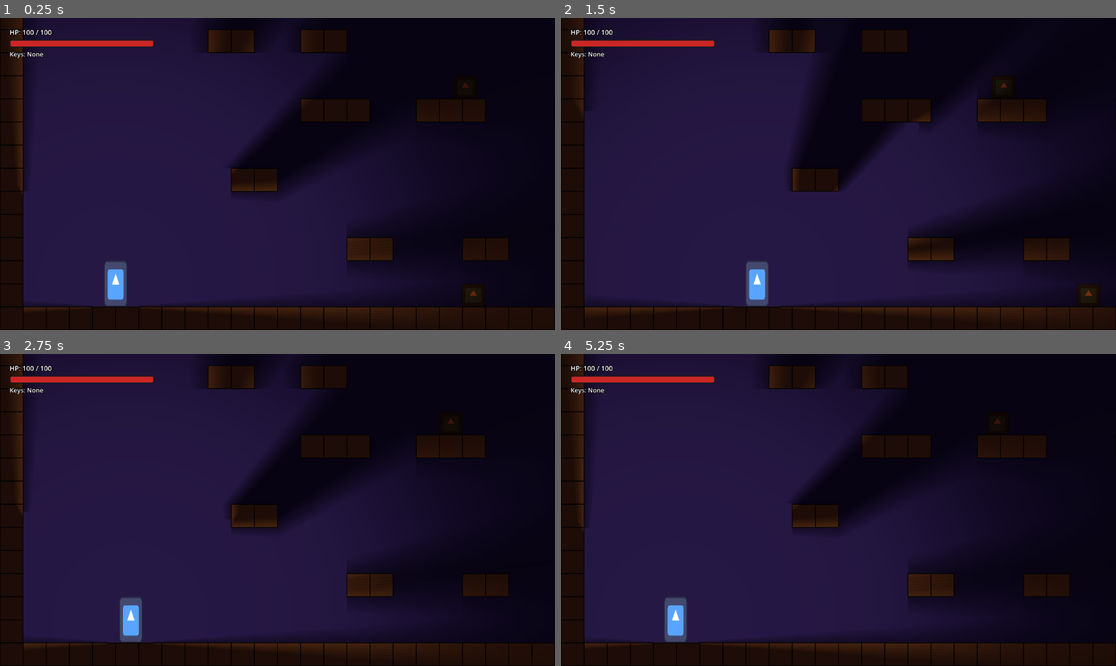
Above: before the commit, frames 1-4 (two rows, left to right).
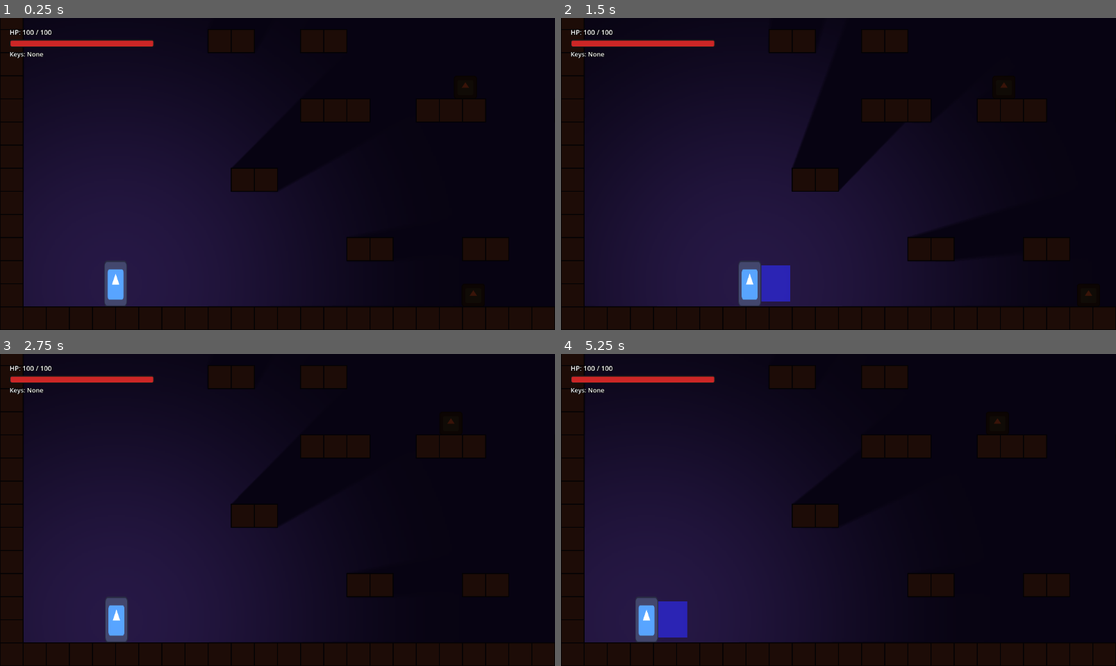
Above: after the commit, the same moments.

Repository: hikarirainbow/New-Project
Game: Godot game, scene res://scenes/levels/sandbox_level.tscn
The game is run twice, just before and just after one commit, with the same random seed, the same clock (stepped at 60 frames per second) and the same inputs. The engine's default icon, where the game draws it, is replaced by a stand-in: a white triangle on a blue panel in a dark square.
Inputs:
- Up to frame 1 (0.25 s): no input
- Up to frame 2 (1.5 s): tap Enter at 0.5 s; hold D (move_right) from 0.53 s (still down); tap X (attack) at 0.6, 1.35 s; tap Space (jump) at 0.77 s
- Up to frame 3 (2.75 s): tap Space (jump) at 1.52 s; release D (move_right) at 2.03 s; hold A (move_left) from 2.03 s (still down); tap C (dash) at 2.1 s; tap X (attack) at 2.3 s
- Up to frame 4 (5.25 s): release A (move_left) at 2.78 s; hold D (move_right) 2.78-4.28 s; tap X (attack) at 2.85, 3.6, 4.55, 5.1 s; tap Space (jump) at 3.02, 3.77, 4.52 s; hold A (move_left) 4.28-5.03 s; tap C (dash) at 4.35 s; hold D (move_right) from 5.03 s (still down)

The runs differ from the first frame. In frame 1, 17% of the frame differs, in the area x 3-86%, y 0-95%; in frame 2, 19%; in frame 3, 20%; in frame 4, 23%, in the area x 3-77%, y 0-95%.

Commit message:
feat: core combat combo, i-frames, and absolute shadow eclipse lighting system

Diff:
--- a/scenes/enemies/enemy_shadow_shroud.gdshader
+++ b/scenes/enemies/enemy_shadow_shroud.gdshader
@@ -1,60 +1,28 @@
 shader_type canvas_item;
 
-// unlit_alpha: opacity in darkness (0.0 = completely hidden, 1.0 = solid black silhouette)
-uniform float unlit_alpha : hint_range(0.0, 1.0) = 0.0;
-uniform vec3 unlit_color : source_color = vec3(0.0, 0.0, 0.0);
-uniform bool is_in_dark = false;
-uniform float noise_strength : hint_range(0.0, 1.0) = 0.75;
+// light_threshold: the threshold for the light edge.
+// A very low value ensures that even faint light reveals the colors.
+uniform float light_threshold : hint_range(0.0, 1.0) = 0.05;
 
 varying vec4 vertex_color;
 
-// Pseudo-random noise function based on coords and time
-float random(vec2 co) {
-	return fract(sin(dot(co.xy, vec2(12.9898, 78.233))) * 43758.5453);
-}
-
 void vertex() {
-	// Store the vertex color (includes node modulate and custom vector draw colors)
+	// Cache the vertex colors (includes modulate and custom _draw colors)
 	vertex_color = COLOR;
 }
 
 void fragment() {
-	vec4 tex = texture(TEXTURE, UV) * vertex_color;
-
-	// Default base color in ambient darkness is unlit_color with alpha modulated by unlit_alpha
-	vec4 final_color = vec4(unlit_color, tex.a * unlit_alpha);
-
-	if (is_in_dark) {
-		// Generate an animated noise value using screen coordinates and TIME
-		float n = random(FRAGCOORD.xy + vec2(TIME * 15.0));
-
-		// Create a dark noise color (varying between pure black and a very dark purple-gray)
-		vec3 dark_noise_color = mix(vec3(0.0), vec3(0.08, 0.06, 0.12), n);
-
-		// Noise blending factors: overlay opacity fluctuates based on noise
-		float overlay_alpha = mix(0.5, 0.9, n);
-
-		// Blend the original sprite color with the dark noise color
-		vec3 blended_rgb = mix(tex.rgb, dark_noise_color, overlay_alpha * noise_strength);
-
-		// Keep the shape visible as a noisy dark entity in the dark (semi-transparent)
-		final_color = vec4(blended_rgb, tex.a * mix(0.25, 0.7, n));
-	}
-
-	COLOR = final_color;
+	vec4 tex = texture(TEXTURE, UV) * COLOR;
+	// By default (in ambient darkness), render the sprite as a solid black silhouette
+	COLOR = vec4(0.0, 0.0, 0.0, tex.a);
 }
 
 void light() {
 	vec4 tex = texture(TEXTURE, UV) * vertex_color;
-	// Accumulate light contribution to restore the original colors under light.
-	// Final color is COLOR + LIGHT. We want:
-	// Final = mix(COLOR, tex * LIGHT_COLOR, ATTENUATION)
-	// Therefore, LIGHT = (tex * LIGHT_COLOR - COLOR) * ATTENUATION
-	//
-	// To avoid compiler syntax/translation issues on D3D12/WebGL,
-	// we decompose the vec4 fields explicitly into four float arguments.
-	vec3 rgb_part = (tex.rgb * LIGHT_COLOR.rgb * LIGHT_COLOR.a - COLOR.rgb) * ATTENUATION;
-	float alpha_part = (tex.a - COLOR.a) * ATTENUATION;
 
-	LIGHT = vec4(rgb_part.r, rgb_part.g, rgb_part.b, alpha_part);
+	// Use LIGHT_COLOR.a directly to create a smooth, radiant gradient transition at the vision edge.
+	// LIGHT_COLOR.a represents the light's radial falloff and shadow intensity.
+	vec3 rgb_part = tex.rgb * LIGHT_COLOR.rgb * LIGHT_COLOR.a;
+
+	LIGHT = vec4(rgb_part.r, rgb_part.g, rgb_part.b, 0.0);
 }
--- a/scenes/enemies/grab_enemy.gd
+++ b/scenes/enemies/grab_enemy.gd
@@ -15,73 +15,26 @@
 @onready var edge_left   = $RayCast2D_EdgeLeft
 @onready var wall_ray    = $RayCast2D_Wall
 
-# Cấu hình mặt nạ bóng tối (Shadow Shroud) trực tiếp qua Inspector
+# Cấu hình ngưỡng ánh sáng hiển thị trực tiếp qua Inspector (0.0 = nhạy nhất, 1.0 = tắt)
 @export_group("Shadow Shroud")
-@export_range(0.0, 1.0) var shadow_shroud_unlit_alpha: float = 0.0:
+@export_range(0.0, 1.0) var shadow_shroud_light_threshold: float = 0.05:
 	set(val):
-		shadow_shroud_unlit_alpha = val
-		if is_inside_tree():
-			_update_shadow_shroud_material()
-
-@export var shadow_shroud_unlit_color: Color = Color.BLACK:
-	set(val):
-		shadow_shroud_unlit_color = val
+		shadow_shroud_light_threshold = val
 		if is_inside_tree():
 			_update_shadow_shroud_material()
 
 func _ready():
 	add_to_group("enemies")
 
-	# Khởi tạo ShaderMaterial ẩn quái vật trong bóng tối
-	if has_node("Sprite2D"):
-		var shader = load("res://scenes/enemies/enemy_shadow_shroud.gdshader")
-		var mat = ShaderMaterial.new()
-		mat.shader = shader
-		$Sprite2D.material = mat
-		_update_shadow_shroud_material()
-
 	# Cache player reference once
 	await get_tree().process_frame
 	player_ref = get_tree().get_first_node_in_group("player")
 
-var is_in_dark: bool = false
-
 func _update_shadow_shroud_material():
 	if has_node("Sprite2D") and $Sprite2D.material is ShaderMaterial:
-		$Sprite2D.material.set_shader_parameter("unlit_alpha", shadow_shroud_unlit_alpha)
-		$Sprite2D.material.set_shader_parameter("unlit_color", shadow_shroud_unlit_color)
-		$Sprite2D.material.set_shader_parameter("is_in_dark", is_in_dark)
-
-func _update_darkness_state():
-	if not player_ref:
-		is_in_dark = true
-		_apply_darkness_shader_param()
-		return
-
-	var dist = global_position.distance_to(player_ref.global_position)
-	# Player PointLight2D diameter is 768px (radius 384px). We use 360px as conservative light boundary.
-	if dist > 360.0:
-		is_in_dark = true
-	else:
-		# Line-of-sight check using physics raycast against solid tiles (collision mask 1)
-		var space_state = get_world_2d().direct_space_state
-		var query = PhysicsRayQueryParameters2D.create(player_ref.global_position, global_position, 1)
-		var result = space_state.intersect_ray(query)
-		if result:
-			# Ray hit a block, meaning the enemy is behind a wall/tile in shadows
-			is_in_dark = true
-		else:
-			is_in_dark = false
-
-	_apply_darkness_shader_param()
-
-func _apply_darkness_shader_param():
-	if has_node("Sprite2D") and $Sprite2D.material is ShaderMaterial:
-		$Sprite2D.material.set_shader_parameter("is_in_dark", is_in_dark)
+		$Sprite2D.material.set_shader_parameter("light_threshold", shadow_shroud_light_threshold)
 
 func _physics_process(delta):
-	_update_darkness_state()
-
 	# Knockback processing (shared from Actor)
 	if knockback_timer > 0.0:
 		knockback_timer -= delta
@@ -194,7 +147,10 @@
 
 	print("GrabEnemy died → CORPSE state")
 
-	# Dynamically create a pickup Area2D for the key
+	# Dynamically create a pickup Area2D for the key (deferred to avoid physics query flushing error)
+	call_deferred("_create_pickup_key_area")
+
+func _create_pickup_key_area():
 	var area = Area2D.new()
 	area.name = "CorpseArea"
 
--- a/scenes/enemies/grab_enemy.tscn
+++ b/scenes/enemies/grab_enemy.tscn
@@ -8,7 +8,7 @@
 
 [node name="GrabEnemy" type="CharacterBody2D"]
 collision_layer = 4
-collision_mask = 3
+collision_mask = 1
 script = ExtResource("1_grab_enemy_gd")
 
 [node name="Sprite2D" type="Sprite2D" parent="."]
--- a/scenes/enemies/static_enemy.gd
+++ b/scenes/enemies/static_enemy.gd
@@ -4,73 +4,22 @@
 # Sát thương kẻ địch tĩnh gây ra
 @export var damage: int = 15
 
-# Cấu hình mặt nạ bóng tối (Shadow Shroud) trực tiếp qua Inspector
+# Cấu hình ngưỡng ánh sáng hiển thị trực tiếp qua Inspector (0.0 = nhạy nhất, 1.0 = tắt)
 @export_group("Shadow Shroud")
-@export_range(0.0, 1.0) var shadow_shroud_unlit_alpha: float = 0.0:
+@export_range(0.0, 1.0) var shadow_shroud_light_threshold: float = 0.05:
 	set(val):
-		shadow_shroud_unlit_alpha = val
+		shadow_shroud_light_threshold = val
 		if is_inside_tree():
 			_update_shadow_shroud_material()
-
-@export var shadow_shroud_unlit_color: Color = Color.BLACK:
-	set(val):
-		shadow_shroud_unlit_color = val
-		if is_inside_tree():
-			_update_shadow_shroud_material()
-
-var player_ref: Node = null
-var is_in_dark: bool = false
 
 func _ready():
 	# Chỉ kết nối tín hiệu khi đang trong màn chơi chạy thực tế (không phải trong Editor)
 	if not Engine.is_editor_hint():
 		body_entered.connect(_on_body_entered)
 
-		# Áp dụng ShaderMaterial ẩn quái vật trong bóng tối cho kẻ địch tĩnh
-		var shader = load("res://scenes/enemies/enemy_shadow_shroud.gdshader")
-		var mat = ShaderMaterial.new()
-		mat.shader = shader
-		self.material = mat
-		_update_shadow_shroud_material()
-
 func _update_shadow_shroud_material():
 	if self.material is ShaderMaterial:
-		self.material.set_shader_parameter("unlit_alpha", shadow_shroud_unlit_alpha)
-		self.material.set_shader_parameter("unlit_color", shadow_shroud_unlit_color)
-		self.material.set_shader_parameter("is_in_dark", is_in_dark)
-
-func _physics_process(_delta):
-	if Engine.is_editor_hint():
-		return
-
-	if not player_ref:
-		player_ref = get_tree().get_first_node_in_group("player")
-
-	_update_darkness_state()
-
-func _update_darkness_state():
-	if not player_ref:
-		is_in_dark = true
-		_apply_darkness_shader_param()
-		return
-
-	var dist = global_position.distance_to(player_ref.global_position)
-	if dist > 360.0:
-		is_in_dark = true
-	else:
-		var space_state = get_world_2d().direct_space_state
-		var query = PhysicsRayQueryParameters2D.create(player_ref.global_position, global_position, 1)
-		var result = space_state.intersect_ray(query)
-		if result:
-			is_in_dark = true
-		else:
-			is_in_dark = false
-
-	_apply_darkness_shader_param()
-
-func _apply_darkness_shader_param():
-	if self.material is ShaderMaterial:
-		self.material.set_shader_parameter("is_in_dark", is_in_dark)
+		self.material.set_shader_parameter("light_threshold", shadow_shroud_light_threshold)
 
 func _draw():
 	# Vẽ một hạt đậu đỏ (red bean shape) có kích thước 32x32 (bằng một nửa chiều cao Player)
--- a/scenes/levels/map_tile.gd
+++ b/scenes/levels/map_tile.gd
@@ -12,8 +12,12 @@
 	shape.shape     = rect_shape
 	add_child(shape)
 
+	# Set light_mask to 2 (Layer 2) so the tile is not illuminated by the player's PointLight2D (which only illuminates Layer 1)
+	light_mask = 2
+
 	# Light occluder for dynamic 2D shadows
 	var occluder = LightOccluder2D.new()
+	occluder.occluder_light_mask = 2 # Match shadow cull mask Layer 2 to cast shadows
 	var poly = OccluderPolygon2D.new()
 	var h := SIZE * 0.5
 	poly.polygon = PackedVector2Array([
@@ -25,6 +29,7 @@
 	occluder.occluder = poly
 	add_child(occluder)
 
+
 func _draw() -> void:
 	var h := SIZE * 0.5
 	# Brown earth fill
--- a/scenes/player/player.gd
+++ b/scenes/player/player.gd
@@ -23,9 +23,19 @@
 var is_invincible = false
 
 # Các thông số của kỹ năng Attack (Tấn công)
-const ATTACK_DURATION = 0.1
+const ATTACK_DURATION = 0.15 # 150ms để hoạt cảnh đánh mượt hơn
 var attack_timer = 0.0
 @onready var attack_area_collision = $AttackArea/CollisionShape2D
+var attack_shape_2: CollisionShape2D # Shape phụ trên đầu cho đòn combo nhịp 2
+var current_combo_index = 0
+var combo_index = 0
+var combo_reset_timer = 0.0
+const COMBO_RESET_DELAY = 0.5 # Thời gian tối đa để bấm nối combo tiếp theo (500ms)
+var bodies_hit_this_attack: Array[Node] = []
+
+# Cấu hình thời gian bất tử khi bị tấn công
+@export var damage_invincibility_duration: float = 0.5
+var invincibility_timer = 0.0
 
 # Tín hiệu đặc thù phát đi khi người chơi chết
 signal player_defeated
@@ -42,6 +52,14 @@
 	spawn_point = global_position
 	if has_node("AttackArea"):
 		$AttackArea.body_entered.connect(_on_attack_body_entered)
+
+		# Khởi tạo shape phụ cho combo đòn 2 dynamically
+		attack_shape_2 = CollisionShape2D.new()
+		var rect2 = RectangleShape2D.new()
+		attack_shape_2.shape = rect2
+		attack_shape_2.disabled = true
+		$AttackArea.add_child(attack_shape_2)
+
 	# Ẩn và khóa chuột vào màn hình khi bắt đầu chơi game
 	Input.mouse_mode = Input.MOUSE_MODE_CAPTURED
 	# Tạo ánh sáng phát sáng cho nhân vật
@@ -60,6 +78,22 @@
 		queue_redraw()
 		if attack_timer <= 0.0:
 			end_attack()
+
+	# Đếm ngược thời gian bất tử và nhấp nháy sprite
+	if invincibility_timer > 0.0:
+		invincibility_timer -= delta
+		if has_node("Sprite2D"):
+			$Sprite2D.modulate.a = 0.4 if Engine.get_frames_drawn() % 10 < 5 else 1.0
+		if invincibility_timer <= 0.0:
+			is_invincible = false
+			if has_node("Sprite2D"):
+				$Sprite2D.modulate.a = 1.0
+
+	# Đếm ngược thời gian chờ để nối combo tiếp theo
+	if combo_reset_timer > 0.0 and attack_timer <= 0.0:
+		combo_reset_timer -= delta
+		if combo_reset_timer <= 0.0:
+			combo_index = 0 # Reset về nhịp 1 nếu quá thời gian chờ
 
 	match current_state:
 		State.MOVE:
@@ -203,7 +237,19 @@
 func take_damage(amount: int, source_position: Vector2 = Vector2.ZERO):
 	if current_state == State.DEFEATED or is_invincible:
 		return
+
+	# Ngắt đòn đánh hoặc lướt khi trúng đòn
+	if attack_timer > 0.0:
+		end_attack()
+	if current_state == State.DASH:
+		current_state = State.MOVE
+
 	super(amount, source_position)
+
+	# Kích hoạt trạng thái bất tử sau khi nhận sát thương
+	if current_health > 0:
+		is_invincible = true
+		invincibility_timer = damage_invincibility_duration
 
 # Đánh bại nhân vật
 func die():
@@ -230,6 +276,10 @@
 	global_position = spawn_point
 	velocity = Vector2.ZERO
 	knockback_timer = 0.0
+	invincibility_timer = 0.0
+	is_invincible = false
+	if has_node("Sprite2D"):
+		$Sprite2D.modulate.a = 1.0
 	current_health += 9999
 	apply_debuff()
 	current_state = State.MOVE
@@ -245,68 +295,114 @@
 	emit_signal("key_collected", key_name)
 	print("Key collected: ", key_name, " | Total keys: ", keys)
 
-# Bắt đầu kỹ năng tấn công cận chiến
+# Bắt đầu kỹ năng tấn công cận chiến với cơ chế Combo 3 nhịp biến thiên hình dáng
 func start_attack():
+	current_combo_index = combo_index
 	attack_timer = ATTACK_DURATION
-	if attack_area_collision:
+	combo_reset_timer = 0.0 # Tạm dừng reset timer trong khi đang đánh
+	bodies_hit_this_attack.clear()
+
+	# Hướng quay mặt của nhân vật
+	var is_facing_left = $Sprite2D.flip_h if has_node("Sprite2D") else false
+
+	if attack_area_collision and attack_area_collision.shape:
+		# Kích hoạt hitbox chính
 		attack_area_collision.disabled = false
-		# Điều chỉnh vị trí hitbox: cách tâm nhân vật 20px, dài 50px (tức tâm của hình chữ nhật cách nhân vật 20 + 25 = 45px)
-		var is_facing_left = $Sprite2D.flip_h if has_node("Sprite2D") else false
-		attack_area_collision.position.x = -45.0 if is_facing_left else 45.0
+
+		match current_combo_index:
+			0: # Đòn 1: 40x50 trước mặt
+				attack_area_collision.shape.size = Vector2(40.0, 50.0)
+				attack_area_collision.position.x = -36.0 if is_facing_left else 36.0
+				attack_area_collision.position.y = 0.0
+				if attack_shape_2:
+					attack_shape_2.disabled = true
+
+			1: # Đòn 2: 40x50 trước mặt và 70x40 trên đầu
+				# Hình trước mặt (40x50)
+				attack_area_collision.shape.size = Vector2(40.0, 50.0)
+				attack_area_collision.position.x = -36.0 if is_facing_left else 36.0
+				attack_area_collision.position.y = 0.0
+
+				# Hình trên đầu (70x40)
+				if attack_shape_2 and attack_shape_2.shape:
+					attack_shape_2.disabled = false
+					attack_shape_2.shape.size = Vector2(70.0, 40.0)
+					attack_shape_2.position.x = 0.0
+					attack_shape_2.position.y = -52.0
+
+			2: # Đòn 3: 50x30 trước mặt (đòn đâm/chém xa)
+				attack_area_collision.shape.size = Vector2(50.0, 30.0)
+				attack_area_collision.position.x = -41.0 if is_facing_left else 41.0
+				attack_area_collision.position.y = 0.0
+				if attack_shape_2:
+					attack_shape_2.disabled = true
 	queue_redraw()
 
 # Kết thúc kỹ năng tấn công
 func end_attack():
 	if attack_area_collision:
 		attack_area_collision.disabled = true
+	if attack_shape_2:
+		attack_shape_2.disabled = true
+
+	# Tiến tới đòn tiếp theo trong combo, reset sau khi đạt tối đa
+	combo_index = (current_combo_index + 1) % 3
+	combo_reset_timer = COMBO_RESET_DELAY
 	queue_redraw()
 
 # Xử lý khi rìa tấn công quét trúng Body của kẻ địch
 func _on_attack_body_entered(body):
-	if body.has_method("take_damage"):
+	if body.has_method("take_damage") and not bodies_hit_this_attack.has(body):
+		bodies_hit_this_attack.append(body)
 		body.take_damage(20, global_position) # Gây 20 sát thương lên kẻ địch
 
-# Vẽ hiệu ứng hitbox màu xanh dương làm chỉ báo visual
+# Vẽ hiệu ứng hitbox chỉ báo visual khác màu nhau cho mỗi nhịp
 func _draw():
-	# Chỉ vẽ khi đang kích hoạt chiêu tấn công
 	if attack_timer > 0.0:
 		var is_facing_left = $Sprite2D.flip_h if has_node("Sprite2D") else false
-		# Nếu quay trái, bắt đầu vẽ từ -70px (cách 20px + dài 50px). Nếu quay phải, bắt đầu từ 20px
-		var x_pos = -70.0 if is_facing_left else 20.0
-		# Vẽ hình chữ nhật màu xanh dương bán trong suốt cao 10px (từ Y = -5 đến 5)
-		draw_rect(Rect2(x_pos, -5.0, 50.0, 10.0), Color(0.15, 0.15, 0.85, 0.6))
-
-# Thiết lập PointLight2D — 4 điểm cubic, texture 1024px, không banding
+		match current_combo_index:
+			0: # Đòn 1: Vẽ hình chữ nhật màu xanh dương 40x50
+				var x_pos = -56.0 if is_facing_left else 16.0
+				draw_rect(Rect2(x_pos, -25.0, 40.0, 50.0), Color(0.15, 0.15, 0.85, 0.6))
+			1: # Đòn 2: Vẽ hình trước mặt và trên đầu màu xanh lá
+				var x_pos = -56.0 if is_facing_left else 16.0
+				draw_rect(Rect2(x_pos, -25.0, 40.0, 50.0), Color(0.15, 0.85, 0.15, 0.6))
+				draw_rect(Rect2(-35.0, -52.0, 70.0, 40.0), Color(0.15, 0.85, 0.15, 0.6))
+			2: # Đòn 3: Vẽ hình 50x30 màu đỏ
+				var x_pos = -66.0 if is_facing_left else 16.0
+				draw_rect(Rect2(x_pos, -15.0, 50.0, 30.0), Color(0.85, 0.15, 0.15, 0.6))
+
+# Thiết lập PointLight2D phát sáng
 func _setup_player_light():
 	var light = PointLight2D.new()
 	light.name = "PlayerLight"
 
-	# Chỉ dùng 4 điểm kiểm soát — Godot cubic interpolation sẽ tạo đường cong mịn hoàn toàn
+	# Tạo texture dạng hình tròn chuyển sắc mịn màng (smoothstep) từ trắng sang trong suốt
 	var gradient = Gradient.new()
-	gradient.interpolation_mode = Gradient.GRADIENT_INTERPOLATE_CUBIC
-
-	# Điểm 0: Tâm sáng trắng hoàn toàn
+	gradient.interpolation_mode = Gradient.GRADIENT_INTERPOLATE_LINEAR
+
 	gradient.set_color(0, Color(1.0, 1.0, 1.0, 1.0))
-	# Điểm 1: Rìa ngoài cùng — hòa vào nền tím, hoàn toàn trong suốt
-	gradient.set_color(1, Color(0.25, 0.18, 0.35, 0.0))
-
-	# Điểm 2 (t=0.4): Vẫn còn sáng mạnh — giữ vùng sáng rộng
-	gradient.add_point(0.4, Color(1.0, 1.0, 1.0, 0.85))
-	# Điểm 3 (t=0.75): Bắt đầu pha tím, mờ dần tự nhiên
-	gradient.add_point(0.75, Color(0.55, 0.42, 0.65, 0.2))
+	gradient.set_color(1, Color(1.0, 1.0, 1.0, 0.0))
+
+	# Sinh các điểm trung gian tạo đường cong mờ dần tự nhiên theo khoảng cách
+	for i in range(1, 10):
+		var t = i / 10.0
+		var alpha = 1.0 - (3.0 * t * t - 2.0 * t * t * t)
+		gradient.add_point(t, Color(1.0, 1.0, 1.0, alpha))
 
 	var grad_tex = GradientTexture2D.new()
 	grad_tex.gradient = gradient
 	grad_tex.fill = GradientTexture2D.FILL_RADIAL
 	grad_tex.fill_from = Vector2(0.5, 0.5)
 	grad_tex.fill_to = Vector2(1.0, 0.5)
-	grad_tex.width = 1024  # Texture lớn hơn = chuyển sắc mịn hơn, không bị banding
-	grad_tex.height = 1024
+	grad_tex.width = 384
+	grad_tex.height = 384
 
 	light.texture = grad_tex
-	light.texture_scale = 1.5  # Phóng to tầm nhìn thêm 50%
+	light.texture_scale = 2.5  # Tầm nhìn lớn gấp 2.5 lần hiện tại
 	light.shadow_enabled = true
-	light.shadow_filter = PointLight2D.SHADOW_FILTER_PCF13
-	light.shadow_filter_smooth = 2.0
+	light.shadow_filter = PointLight2D.SHADOW_FILTER_PCF5
 	light.shadow_color = Color(0, 0, 0, 0.7)
+	light.range_item_cull_mask = 1  # Chỉ chiếu sáng thực thể ở Layer 1 (Player, Enemy, BG)
+	light.shadow_item_cull_mask = 3  # Đổ bóng từ cả Layer 1 và Layer 2 (MapTile)
 	add_child(light)
--- a/scenes/player/player.tscn
+++ b/scenes/player/player.tscn
@@ -11,7 +11,7 @@
 
 [node name="Player" type="CharacterBody2D" unique_id=755196729]
 collision_layer = 2
-collision_mask = 5
+collision_mask = 1
 script = ExtResource("1_player_gd")
 
 [node name="Sprite2D" type="Sprite2D" parent="." unique_id=856507457]
Not shown, added: scenes/enemies/enemy_shadow_shroud.gdshader.uid
Not shown, added: scenes/enemies/grab_enemy.gd.uid
Not shown, added: scenes/enemies/static_enemy.gd.uid
Not shown, added: scenes/items/dash_upgrade_item.gd.uid
Not shown, added: scenes/levels/map_tile.gd.uid
Not shown, added: scenes/levels/sandbox_level.gd.uid
Not shown, added: scenes/player/player.gd.uid
Not shown, added: scenes/ui/hud.gd.uid
Not shown, added: scenes/ui/settings_menu.gd.uid
Not shown, added: scripts/actor.gd.uid
Not shown, added: scripts/input_manager.gd.uid
Not shown, changed: codex/game_dev_script.md
(and 1 more such lines)
